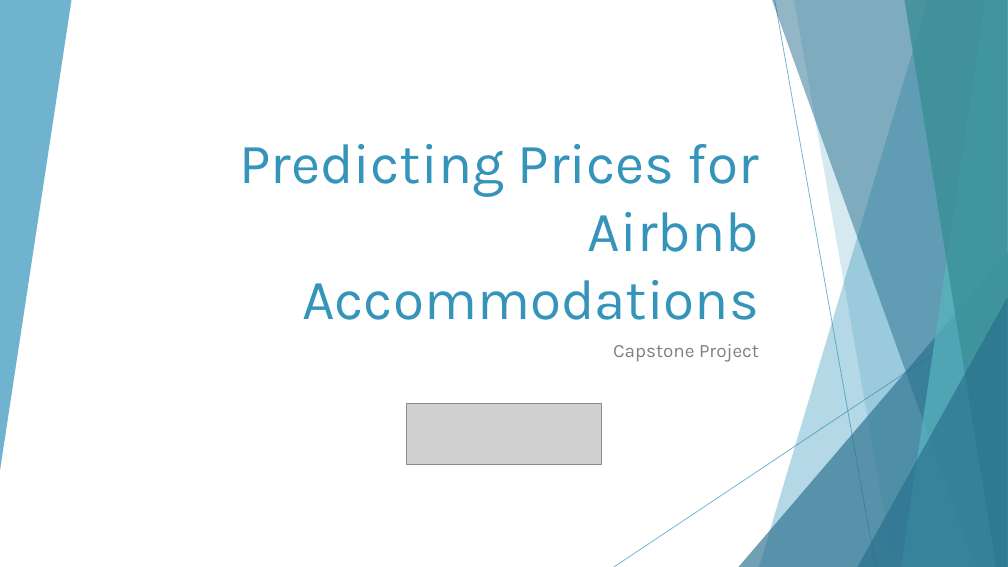
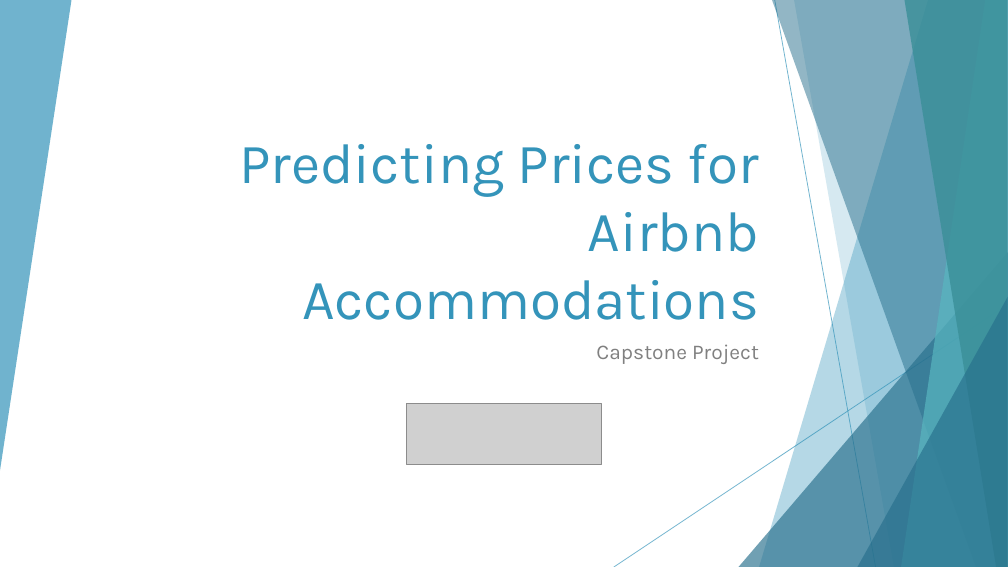
Before and after one commit to sresende/airbnb_data_analysis, a slide deck: slide 1 of Airbnb Presentation.pptx. Drawn at 1008x567 pixels with LibreOffice and Linux fonts; fonts in the diff are those of the drawing; grey boxes stand for pictures. Boxes give left, top, right and bottom in pixels: in the first picture for what was removed or moved away, otherwise in the second. Text is boxed around its words. In the diff, an @@ line names an element or a change of style, - is before the commit and + after.

```diff
--- a/Airbnb Presentation.pptx
+++ b/Airbnb Presentation.pptx
@@ subtitle "Capstone Project" at (x1=596, y1=344, x2=759, y2=364): size 18 to 20 pt @@
```
Also in this commit, not shown: 2 other slides changed, 13 slides added, 5 slides removed, 12 other files.
